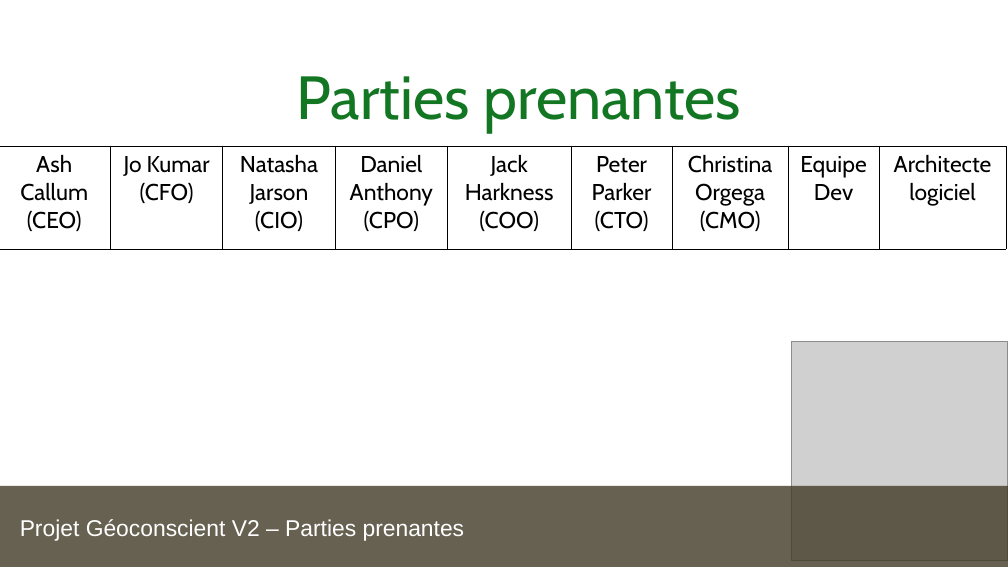
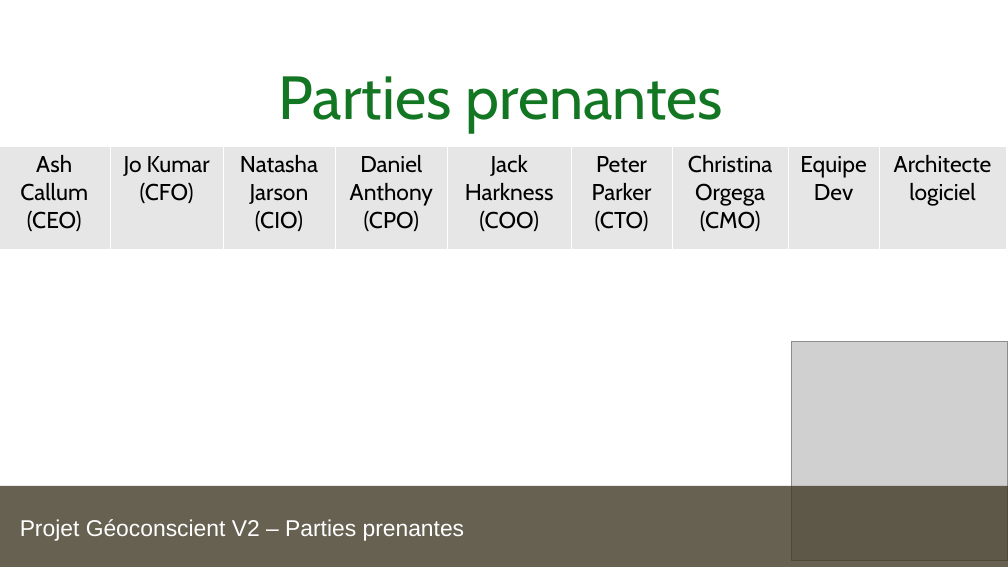
Before and after one commit to etcomment/OCR_f00sus_, a slide deck: slide 6 of presentation.odp. Drawn at 1008x567 pixels with LibreOffice and Linux fonts; fonts in the diff are those of the drawing; grey boxes stand for pictures. Boxes give left, top, right and bottom in pixels: in the first picture for what was removed or moved away, otherwise in the second. Text is boxed around its words. In the diff, an @@ line names an element or a change of style, - is before the commit and + after.

```diff
--- a/presentation.odp
+++ b/presentation.odp
@@ text "Parties prenantes": place and size @@
-text "Parties prenantes" at [297, 76, 740, 133]
+text "Parties prenantes" at [279, 76, 722, 133]
@@ table at [0, 146, 1008, 235] @@
@@ fill none to #E6E6E6 in row 1 @@
@@ borders changed @@
```
Also in this commit, not shown: 6 other slides changed.
